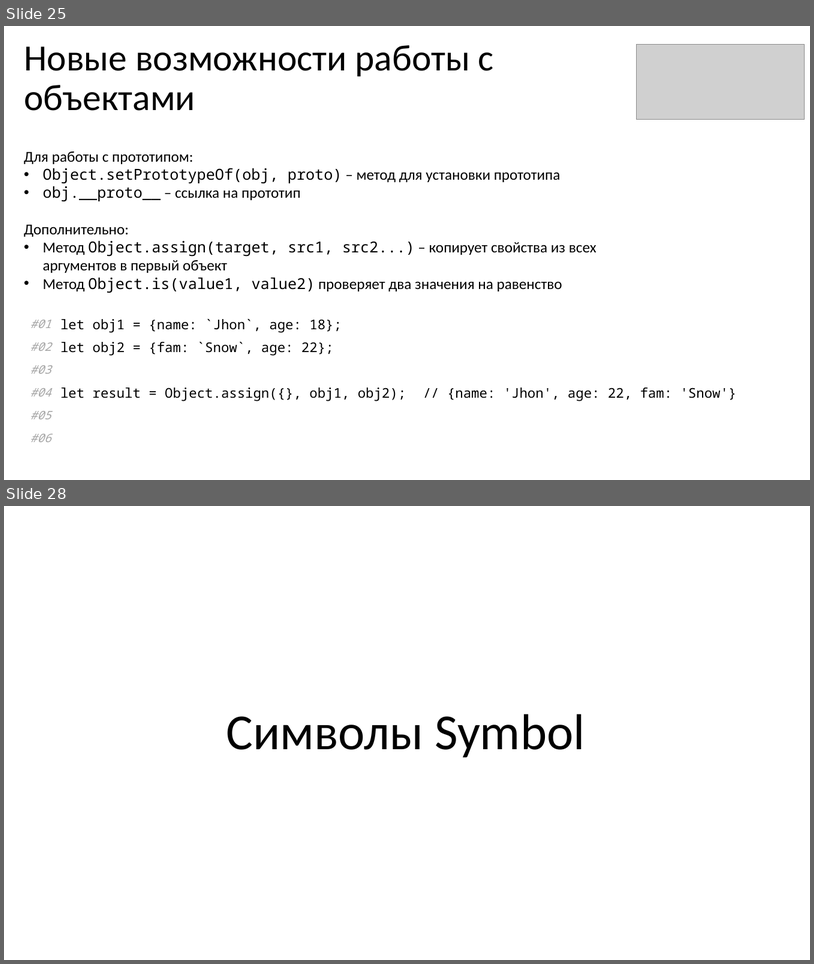
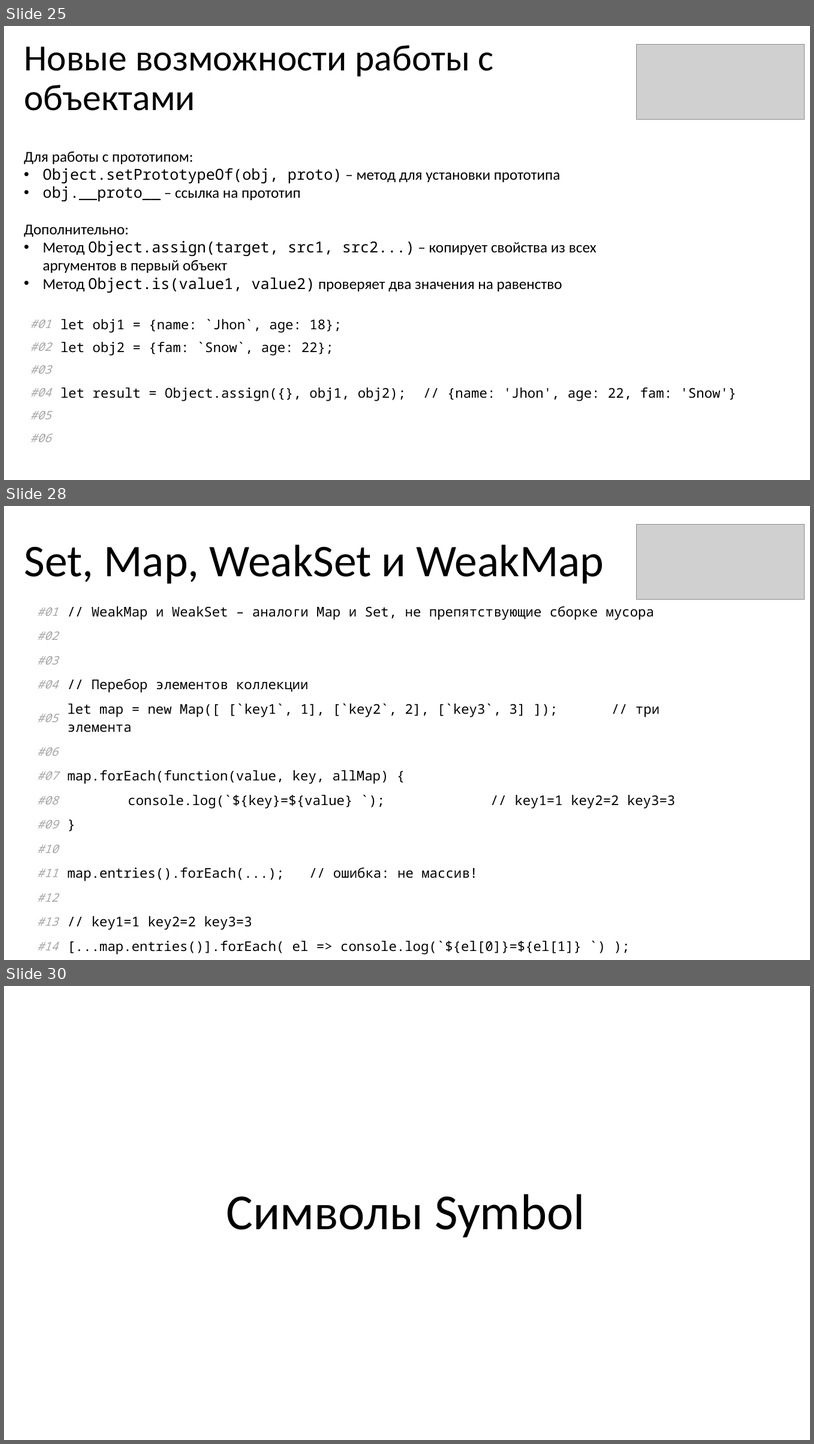
Before and after one commit to KOPTE3/modern-es, a slide deck: Modern ES.pptx. Shown one above the other, each under a label of ours: slides 25 and 28 before the commit, slides 25, 28 and 30 after it; the slides between them are not shown. The pictures are 814x964 and 814x1444 pixels, drawn with LibreOffice and Linux fonts; fonts in the diff are those of the drawing; grey boxes stand for pictures. Boxes give left, top, right and bottom in pixels: in the first picture for what was removed or moved away, otherwise in the second. Text is boxed around its words. In the diff, an @@ line names an element or a change of style, - is before the commit and + after.

```diff
--- a/Modern ES.pptx
+++ b/Modern ES.pptx
@@ slide 28 added at (4,506,810,960), background #FFFFFF @@
@@ picture added at (637,525,805,599) @@
@@ title added at (24,544,604,584), 54 pt, text #000000 @@
+Set, Map, WeakSet и WeakMap
@@ table added at (18,599,735,956), 15 rows, 2 columns @@
+#01 | // WeakMap и WeakSet – аналоги Map и Set, не препятствующие сборке мусора
+#02 | 
+#03 | 
+#04 | // Перебор элементов коллекции
+#05 | let map = new Map([ [`key1`, 1], [`key2`, 2], [`key3`, 3] ]); // три элемента
+#06 | 
+#07 | map.forEach(function(value, key, allMap) {
+#08 | console.log(`${key}=${value} `); // key1=1 key2=2 key3=3
+#09 | }
+#10 | 
+#11 | map.entries().forEach(...); // ошибка: не массив!
+#12 | 
+#13 | // key1=1 key2=2 key3=3
+#14 | [...map.entries()].forEach( el => console.log(`${el[0]}=${el[1]} `) );
+#15 | 
@@ what was slide 28 is now slide 30 @@
```
Also in this commit, not shown: 3 slides changed, 15 other slides added.
